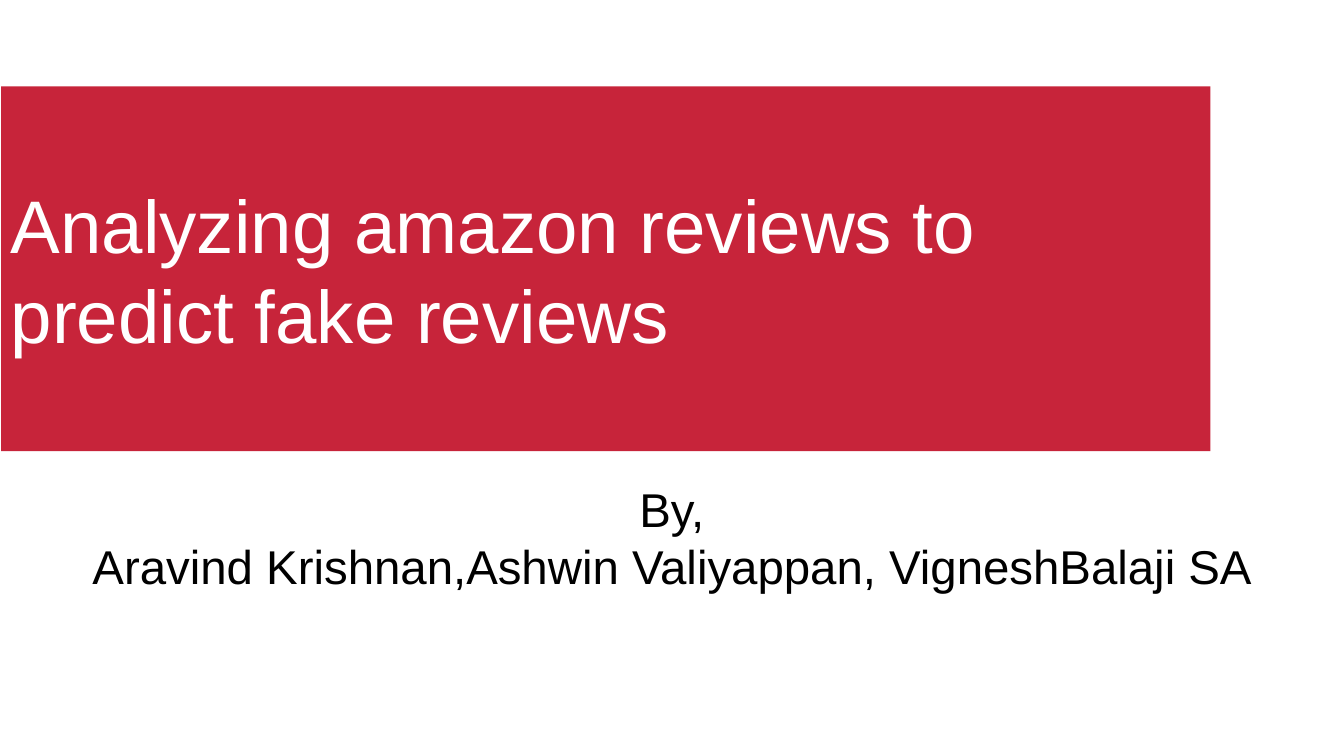
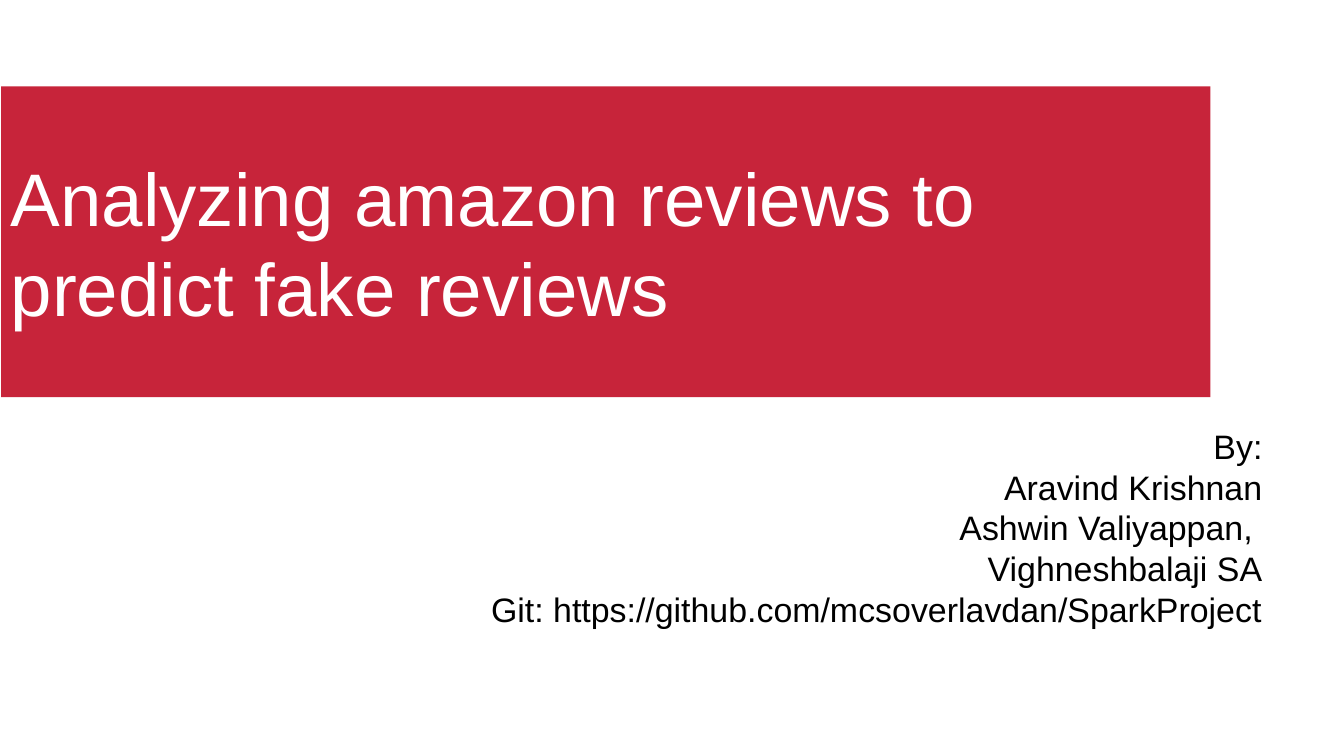
Before and after one commit to mcsoverlavdan/SparkProject, a slide deck: slide 1 of sprints_details/finalppt.pptx. Drawn at 1344x756 pixels with LibreOffice and Linux fonts; fonts in the diff are those of the drawing; background and template pictures are left out. Boxes give left, top, right and bottom in pixels: in the first picture for what was removed or moved away, otherwise in the second. Text is boxed around its words. In the diff, an @@ line names an element or a change of style, - is before the commit and + after.

Commit message:
PPT Update

```diff
--- a/sprints_details/finalppt.pptx
+++ b/sprints_details/finalppt.pptx
@@ rectangle "Analyzing amazon reviews to predict ...": place and size @@
-rectangle "Analyzing amazon reviews to predict ..." at bbox=[1, 87, 1211, 451]
+rectangle "Analyzing amazon reviews to predict ..." at bbox=[1, 87, 1211, 398]
@@ text at bbox=[491, 435, 1262, 628]: text changed; size 28 to 20 pt @@
-By,
-Aravind Krishnan,Ashwin Valiyappan, VigneshBalaji SA
+By:
+Aravind Krishnan
+Ashwin Valiyappan,
+Vighneshbalaji SA
+Git: https://github.com/mcsoverlavdan/SparkProject
```
Also in this commit, not shown: 3 slides added, 2 slides removed, 1 other file.
